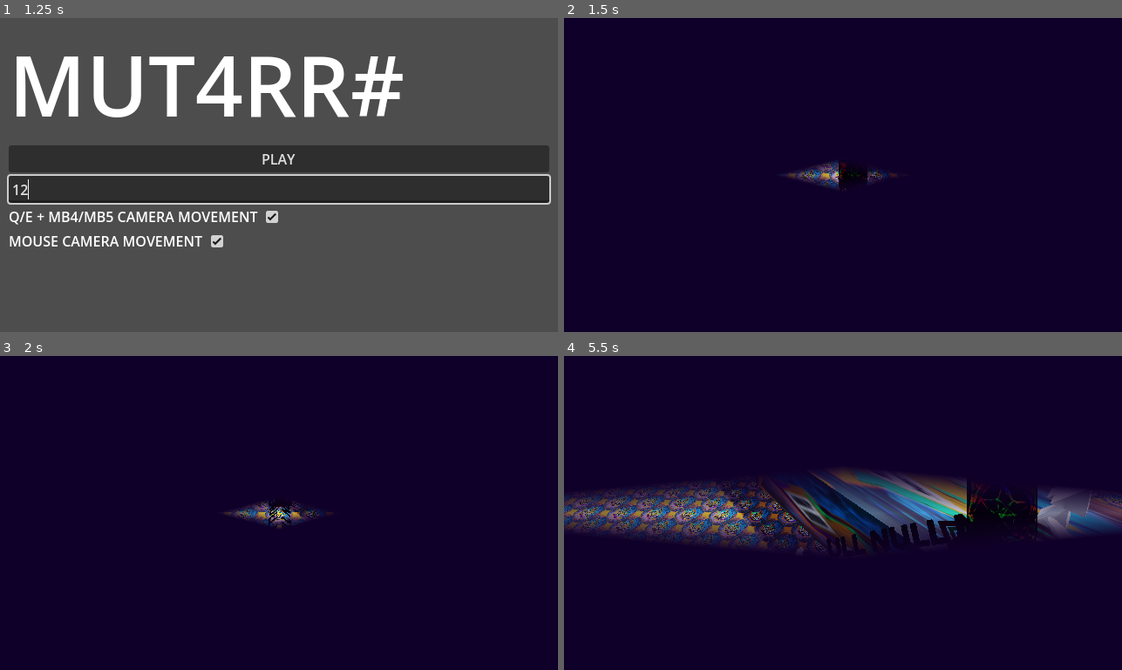
Above: before the commit, frames 1-4 (two rows, left to right).
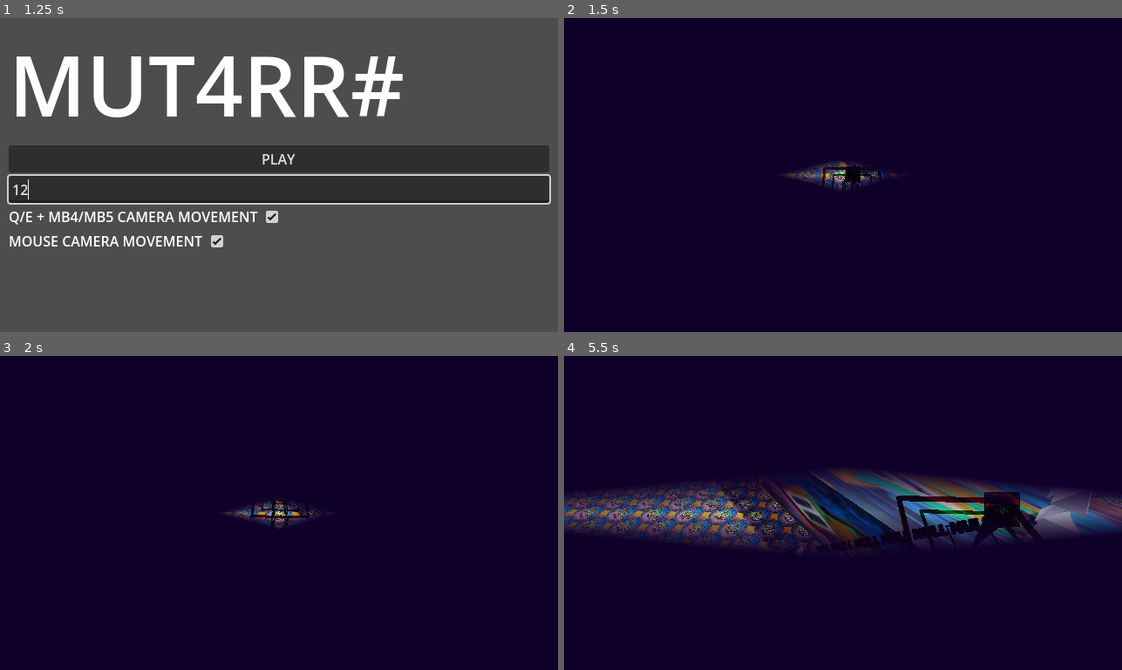
Above: after the commit, the same moments.

Repository: officialErnests/mut-4rr-
Game: Godot game, scene res://Scenes/main_menu.tscn
Two runs of this game, one before a commit and one after it. Both use one fixed random seed, a clock stepped at 60 frames per second and the inputs below.
Inputs (mouse positions are in pixels of both pictures, inside the frame that each line leads up to):
- Up to frame 1 (1.25 s): click (279, 190) at 0.52 s; type "12" at 0.6 s
- Up to frame 2 (1.5 s): click "PLAY" at 1.25 s
- Up to frame 3 (2 s): no input
- Up to frame 4 (5.5 s): tap Enter at 2 s; move the mouse to (965, 497) at 2.02 s; hold D (right) 2.03-2.78 s; tap Q (rot_cam_left) at 2.1 s; move the mouse to (731, 528) at 2.77 s; hold S (backward) 2.78-3.53 s; tap E (rot_cam_right) at 2.85 s; move the mouse to (898, 443) at 3.52 s; hold D (right) 3.53-4.28 s; hold Shift (sprint) 3.53-4.28 s; move the mouse to (815, 575) at 4.27 s; hold W (forward) 4.28-5.03 s; right-click (815, 575) at 4.35 s; move the mouse to (1010, 560) at 5.02 s; hold A (left) from 5.03 s (still down); click (1010, 560) at 5.1 s

Frame 1 is identical in both runs. In frame 2, 0.3% of the frame differs, in the area x 46-57%, y 45-55%; in frame 3, 0.3%; in frame 4, 2.4%, in the area x 39-94%, y 40-63%.

Commit message:
v0.3.3 guns - supper basic guns - sacled cursor smaller

Diff:
--- a/Scenes/items/pistol.tscn
+++ b/Scenes/items/pistol.tscn
@@ -16,6 +16,13 @@
 distance_fade_mode = 2
 distance_fade_min_distance = 10.0
 distance_fade_max_distance = 0.0
+
+[sub_resource type="StandardMaterial3D" id="StandardMaterial3D_6kuqx"]
+albedo_color = Color(1, 0, 0, 1)
+
+[sub_resource type="SphereMesh" id="SphereMesh_qtbjq"]
+radius = 0.1
+height = 0.2
 
 [sub_resource type="BoxShape3D" id="BoxShape3D_bgrny"]
 size = Vector3(0.2, 0.5, 1)
@@ -37,13 +44,22 @@
 visual_outside = NodePath("../Pistol")
 extend_script = NodePath("../HandleShoot")
 
-[node name="HandleShoot" type="Node" parent="." node_paths=PackedStringArray("light", "light_pt2", "hiddens")]
+[node name="MeshInstance3D" type="MeshInstance3D" parent="."]
+material_override = SubResource("StandardMaterial3D_6kuqx")
+mesh = SubResource("SphereMesh_qtbjq")
+skeleton = NodePath("../HandleShoot")
+
+[node name="HandleShoot" type="Node" parent="." node_paths=PackedStringArray("light", "light_pt2", "hiddens", "shoot_point", "hit_marker")]
 script = ExtResource("4_1kwx8")
 light = NodePath("../XD")
 light_pt2 = NodePath("../FLASH2")
 hiddens = NodePath("../hiddens")
+shoot_point = NodePath("../Shoot_offset")
 light_time = 0.02
 delay = 0.04
+max_ammo = 5
+shot_damage = 5.0
+hit_marker = NodePath("../MeshInstance3D")
 metadata/_custom_type_script = "uid://b5kv5ttlwlpi5"
 
 [node name="Collider" type="CollisionShape3D" parent="."]
@@ -87,3 +103,6 @@
 
 [node name="ViewPoint2" type="Marker3D" parent="VISIBLE"]
 transform = Transform3D(1, 0, 0, 0, 1, 0, 0, 0, 1, 0, 0, -0.3)
+
+[node name="Shoot_offset" type="Marker3D" parent="."]
+transform = Transform3D(1, 0, 0, 0, 1, 0, 0, 0, 1, 0, -1.5, -0.5)
--- a/Scenes/map_roof.tscn
+++ b/Scenes/map_roof.tscn
@@ -36,7 +36,7 @@
 shadow_enabled = true
 shadow_bias = 0.05
 spot_range = 10.0
-spot_attenuation = -4.0
+spot_attenuation = 4.0
 spot_angle = 80.0
 spot_angle_attenuation = 92682.266
 
--- a/Scenes/player.tscn
+++ b/Scenes/player.tscn
@@ -43,6 +43,7 @@
 billboard_keep_scale = true
 
 [sub_resource type="QuadMesh" id="QuadMesh_ukyrk"]
+size = Vector2(0.5, 0.5)
 
 [sub_resource type="StandardMaterial3D" id="StandardMaterial3D_7dp3o"]
 blend_mode = 3
@@ -54,6 +55,7 @@
 
 [sub_resource type="CylinderMesh" id="CylinderMesh_h4iuc"]
 top_radius = 0.0
+bottom_radius = 0.2
 radial_segments = 4
 rings = 0
 
@@ -69,8 +71,8 @@
 fov_override = 50.0
 
 [sub_resource type="TorusMesh" id="TorusMesh_qqcod"]
-inner_radius = 0.6
-outer_radius = 0.7
+inner_radius = 1.0
+outer_radius = 1.1
 rings = 4
 ring_segments = 4
 
@@ -85,7 +87,8 @@
 fov_override = 50.0
 
 [sub_resource type="TorusMesh" id="TorusMesh_fs7ks"]
-inner_radius = 0.8
+inner_radius = 2.0
+outer_radius = 2.2
 rings = 4
 ring_segments = 4
 
@@ -100,14 +103,28 @@
 fov_override = 50.0
 
 [sub_resource type="TorusMesh" id="TorusMesh_olqyp"]
-inner_radius = 1.1
-outer_radius = 1.4
+inner_radius = 3.0
+outer_radius = 3.3
 rings = 4
 ring_segments = 4
 
 [sub_resource type="ShaderMaterial" id="ShaderMaterial_igrcy"]
 shader = ExtResource("15_qqcod")
 shader_parameter/size = 10.0
+
+[sub_resource type="Animation" id="Animation_fs7ks"]
+resource_name = "Close"
+tracks/0/type = "bezier"
+tracks/0/imported = false
+tracks/0/enabled = true
+tracks/0/path = NodePath("ColorRect:material:shader_parameter/size")
+tracks/0/interp = 1
+tracks/0/loop_wrap = true
+tracks/0/keys = {
+"handle_modes": PackedInt32Array(0),
+"points": PackedFloat32Array(10, -0.25, 0, 0.25, 0),
+"times": PackedFloat32Array(0)
+}
 
 [sub_resource type="Animation" id="Animation_qqcod"]
 resource_name = "Open"
@@ -137,20 +154,6 @@
 "times": PackedFloat32Array(0)
 }
 
-[sub_resource type="Animation" id="Animation_fs7ks"]
-resource_name = "Close"
-tracks/0/type = "bezier"
-tracks/0/imported = false
-tracks/0/enabled = true
-tracks/0/path = NodePath("ColorRect:material:shader_parameter/size")
-tracks/0/interp = 1
-tracks/0/loop_wrap = true
-tracks/0/keys = {
-"handle_modes": PackedInt32Array(0),
-"points": PackedFloat32Array(10, -0.25, 0, 0.25, 0),
-"times": PackedFloat32Array(0)
-}
-
 [sub_resource type="AnimationLibrary" id="AnimationLibrary_l6n3p"]
 _data = {
 &"Close": SubResource("Animation_fs7ks"),
@@ -378,7 +381,7 @@
 modulate = Color(0.01, 0, 0, 1)
 outline_modulate = Color(0, 0.01, 0.01, 1)
 text = "A"
-font_size = 100
+font_size = 40
 outline_size = 20
 uppercase = true
 script = ExtResource("4_vgqql")
@@ -394,7 +397,7 @@
 outline_modulate = Color(0, 0.01, 0.01, 1)
 text = "A
 "
-font_size = 100
+font_size = 40
 outline_size = 20
 uppercase = true
 script = ExtResource("4_vgqql")
--- a/Scenes/test.tscn
+++ b/Scenes/test.tscn
@@ -187,7 +187,7 @@
 metadata/_custom_type_script = "uid://cktt5pl0bvboc"
 
 [node name="Pistol" parent="Items" instance=ExtResource("3_qc4db")]
-transform = Transform3D(1, 0, 0, 0, 1, 0, 0, 0, 1, 6, 5, -6)
+transform = Transform3D(1, 0, 0, 0, 1, 0, 0, 0, 1, -1, 1, -1)
 
 [node name="Item_preset" parent="Items" instance=ExtResource("4_i3aeo")]
 transform = Transform3D(1, 0, 0, 0, 1, 0, 0, 0, 1, 6, 4.569357, -8)
--- a/Scripts/items/handle_shoot.gd
+++ b/Scripts/items/handle_shoot.gd
@@ -3,10 +3,18 @@
 @export var light: Node3D
 @export var light_pt2: Node3D
 @export var hiddens: Node3D
+@export var shoot_point: Node3D
+@export_category("Dellay stuff")
 @export var light_time: float = 0.05
 @export var flash_time: float = 0.01
 @export var delay : float = 0.1
+@export_category("Gun misc")
 @export var max_ammo: int
+@export_category("Shooting")
+@export var shot_range: float = 10.0
+@export var shot_damage: float
+@export_category("DEBUG")
+@export var hit_marker: Node3D
 
 var curent_ammo = max_ammo
 var cursor_handler: Node
@@ -36,3 +44,22 @@
 	light.visible = true
 	light_pt2.visible = true
 	hiddens.visible = false
+	var raycast_results = castRay(shoot_point.global_position,
+							-shoot_point.global_basis.z * shot_range + shoot_point.global_position,
+							255)
+	if raycast_results.has("collider"):
+		if hit_marker: hit_marker.global_position = raycast_results["position"]
+		if raycast_results["collider"].has_method("shot_hit"):
+			raycast_results["collider"].shot_hit(shot_damage)
+			print("SHOT HIT")
+
+func castRay(start_position: Vector3, p_end_position :Vector3, p_collision_layer: int) -> Dictionary:
+	var ray_point_start = start_position
+	var ray_point_end = p_end_position
+
+	var space_state = get_viewport().find_world_3d().direct_space_state
+	# floor - 32
+	# wall - 16
+	var params = PhysicsRayQueryParameters3D.create(ray_point_start, ray_point_end, p_collision_layer)
+
+	return space_state.intersect_ray(params)
--- a/Scripts/items/main/item.gd
+++ b/Scripts/items/main/item.gd
@@ -52,6 +52,9 @@
 func getType():
 	return type
 
+func getRigidBody():
+	return itemRigid
+
 func drop() -> void:
 	item_equiped = false
 	itemRigid.freeze = false
--- a/Scripts/npc/main/npc_master.gd
+++ b/Scripts/npc/main/npc_master.gd
@@ -14,7 +14,7 @@
 
 func updateNpcs():
 	for iter_npc in npc_list:
-		iter_npc.update()
+		if iter_npc: iter_npc.update()
 
 func initNpcList():
 	for iter_npc in get_children():
--- a/Scripts/npc/npc_manager.gd
+++ b/Scripts/npc/npc_manager.gd
@@ -17,6 +17,10 @@
 
 var seen_objects: Array
 var seen_persons:  Array
+
+@export var max_hp: float
+var hp:= max_hp
+
 
 
 var PRECAL_VISIONRSQUARE: float
@@ -80,6 +84,11 @@
 	# if no decision then killtime() needs to be added
 	# also make so that if the function can't be done it adds new element to array and tries that
 	return is_decision_made
+
+func shot_hit(dmg: float):
+	hp -= dmg
+	if hp <= 0:
+		queue_free()
 
 func testVision() -> void:
 	var index = 0
@@ -351,8 +360,9 @@
 		return true
 	return false
 
+
 func castRay(start_position: Vector3, p_end_position :Vector3, p_collision_layer: int) -> Dictionary:
-	var ray_point_start = vision_hitbox.global_position
+	var ray_point_start = start_position
 	var ray_point_end = p_end_position
 
 	var space_state = get_world_3d().direct_space_state
--- a/Scripts/player/label_sizer.gd
+++ b/Scripts/player/label_sizer.gd
@@ -15,7 +15,7 @@
 func renderText():
 	text = ""
 	text.length()
-	var temp_range = max(floori(distance / float(curent_text.length()) * 3) + 1, 2)
+	var temp_range = max(floori(distance / float(curent_text.length())*8) + 1, 2)
 	for i in range(temp_range):
 		if i == 0:
 			text += curent_text.substr(floori(abs(scroll)) % (curent_text.length()))
Not shown: 1 places in Scenes/items/pistol.tscn that only renumber resources
